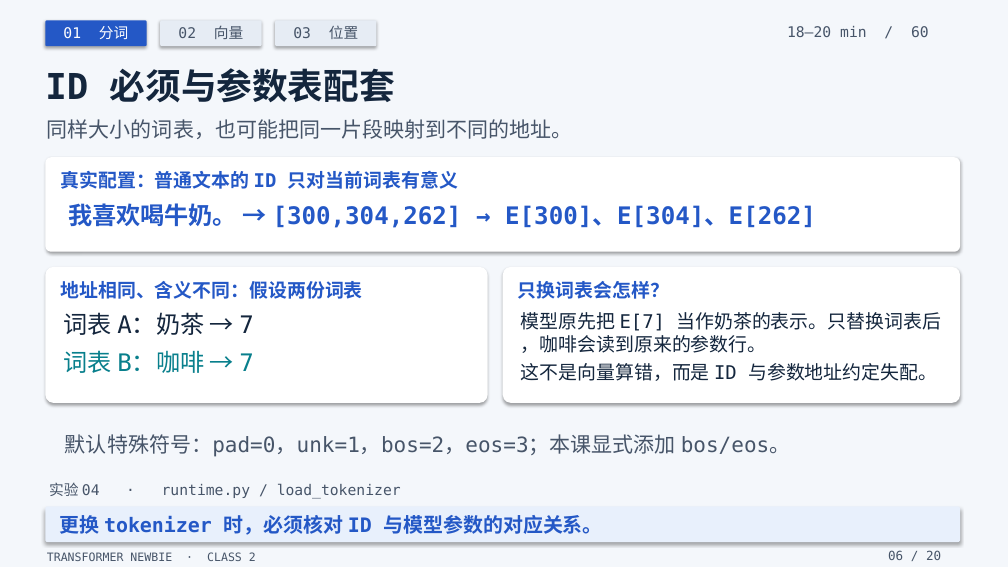
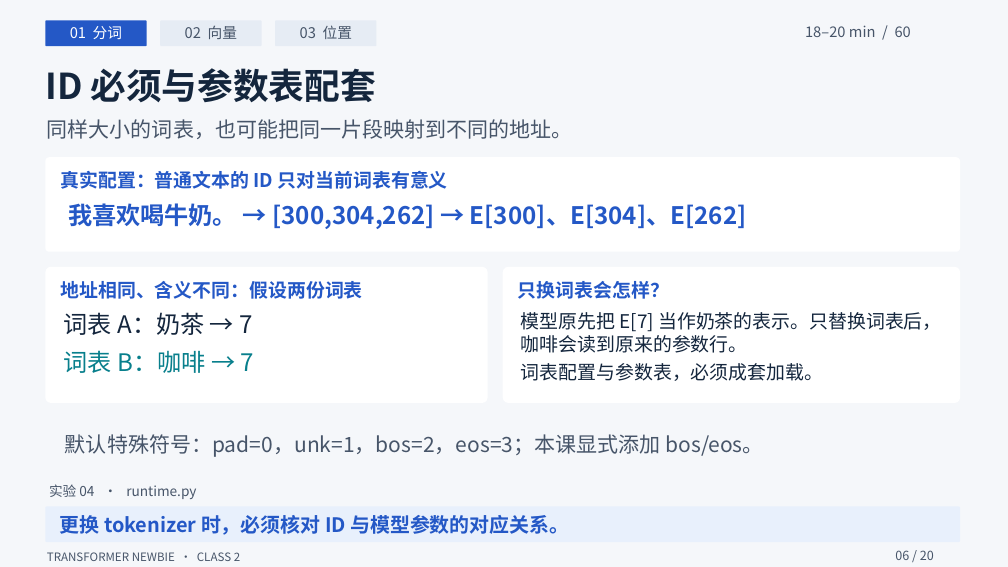
Before and after one commit to yangzy723/Transformer-Newbie, a slide deck: slide 6 of class2/class2_tokens_embeddings_positions.pptx. Drawn at 1008x567 pixels with LibreOffice and Linux fonts; fonts in the diff are those of the drawing. Boxes give left, top, right and bottom in pixels: in the first picture for what was removed or moved away, otherwise in the second. Text is boxed around its words. In the diff, an @@ line names an element or a change of style, - is before the commit and + after.

Commit message:
Clarify class 2 slide layout and teach RoPE through rotation diagrams

```diff
--- a/class2/class2_tokens_embeddings_positions.pptx
+++ b/class2/class2_tokens_embeddings_positions.pptx
@@ background #F7F5EF to #FFFFFF @@
@@ rectangle at (0, 0, 1008, 567): fill #F4F7FB to #F5F7FA; shadow off @@
@@ shadow off; proportions changed in 7 elements at (45, 20, 147, 46), (160, 20, 262, 46), (275, 20, 377, 46), (45, 507, 960, 542), (45, 157, 960, 252), (45, 267, 488, 403), (503, 267, 960, 403) @@
@@ text at (521, 312, 941, 353): text changed; font DejaVu Sans Mono to Noto Sans CJK SC @@
-模型原先把 E[7] 当作奶茶的表示。只替换词表后
-，咖啡会读到原来的参数行。
+模型原先把 E[7] 当作奶茶的表示。只替换词表后，
+咖啡会读到原来的参数行。
@@ text at (521, 363, 823, 381): text changed; font DejaVu Sans Mono to Noto Sans CJK SC @@
-这不是向量算错，而是 ID 与参数地址约定失配。
+词表配置与参数表，必须成套加载。
@@ font DejaVu Sans Mono to Noto Sans CJK SC in 13 elements at (70, 26, 122, 39), (185, 26, 237, 39), (300, 25, 352, 39), (805, 25, 911, 37), (45, 68, 376, 102), (60, 515, 569, 535), (47, 552, 240, 561), (895, 550, 934, 560), (60, 171, 448, 189), (68, 203, 747, 229), (64, 312, 253, 335), (64, 350, 254, 373), (65, 434, 764, 457) @@
@@ text at (49, 484, 196, 499): text changed; size 14 to 13 pt; font DejaVu Sans Mono to Noto Sans CJK SC @@
-实验 04 · runtime.py / load_tokenizer
+实验 04 · runtime.py
```
Also in this commit, not shown: 18 other slides changed, 1 slide added, 1 slide removed, 29 other files.
